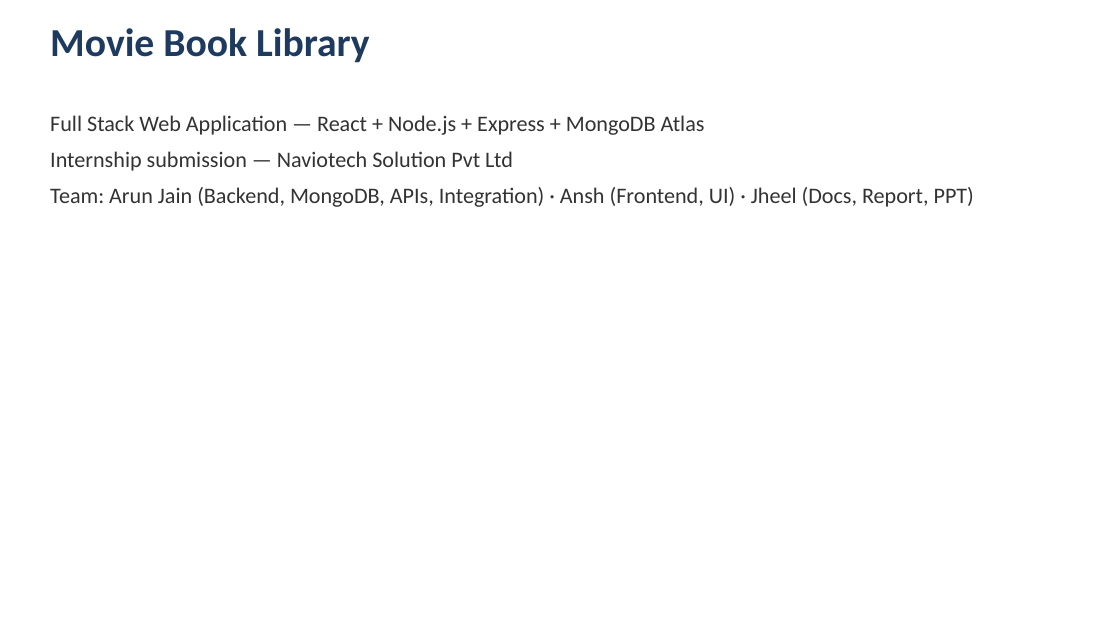
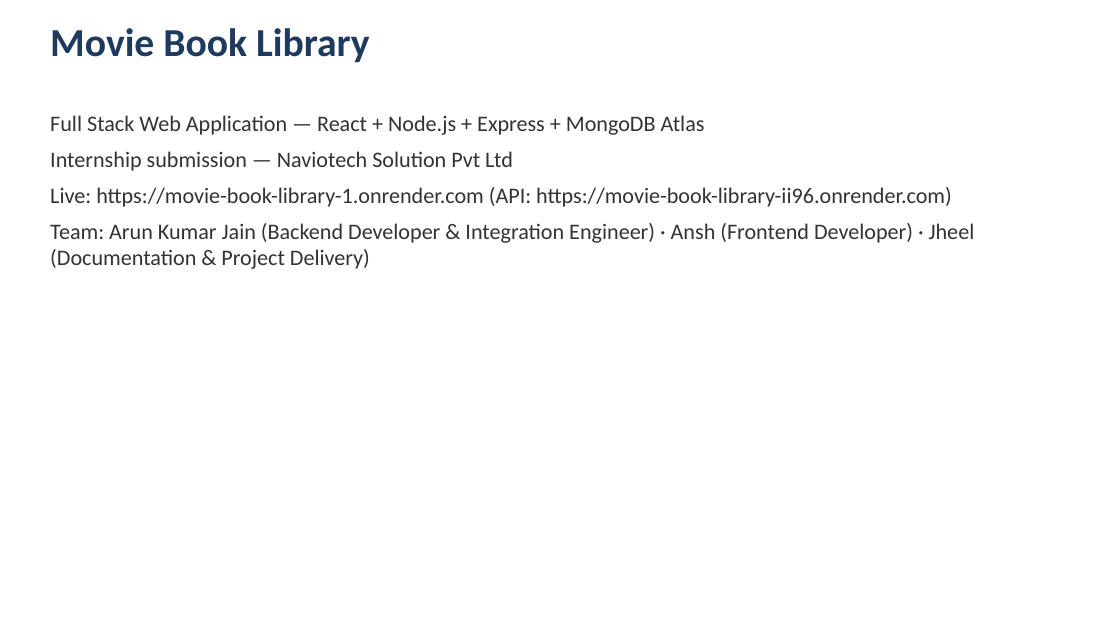
Before and after one commit to arun943jain/movie-book-library, a slide deck: slide 1 of docs/Presentation.pptx. Drawn at 1120x630 pixels with LibreOffice and Linux fonts; fonts in the diff are those of the drawing. Boxes give left, top, right and bottom in pixels: in the first picture for what was removed or moved away, otherwise in the second. Text is boxed around its words. In the diff, an @@ line names an element or a change of style, - is before the commit and + after.

```diff
--- a/docs/Presentation.pptx
+++ b/docs/Presentation.pptx
@@ text at [50,187,975,269]: text changed @@
-Team: Arun Jain (Backend, MongoDB, APIs, Integration) · Ansh (Frontend, UI) · Jheel (Docs, Report, PPT)
+Live: https://movie-book-library-1.onrender.com (API: https://movie-book-library-ii96.onrender.com)
+Team: Arun Kumar Jain (Backend Developer & Integration Engineer) · Ansh (Frontend Developer) · Jheel (Documentation & Project Delivery)
```
Also in this commit, not shown: 3 other slides changed, 1 slide added, 5 other files.
